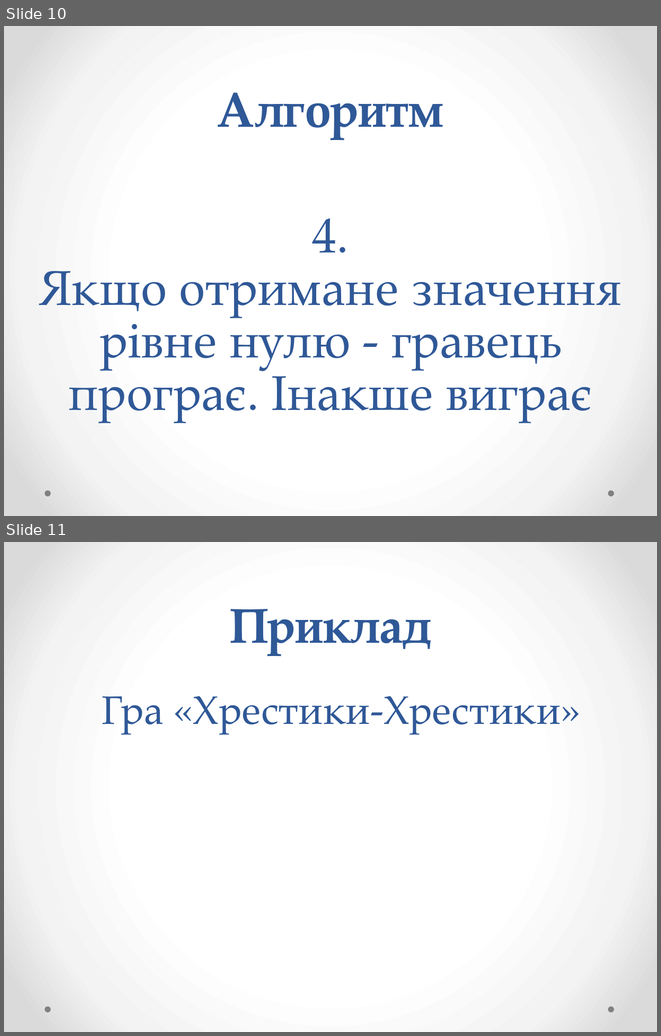
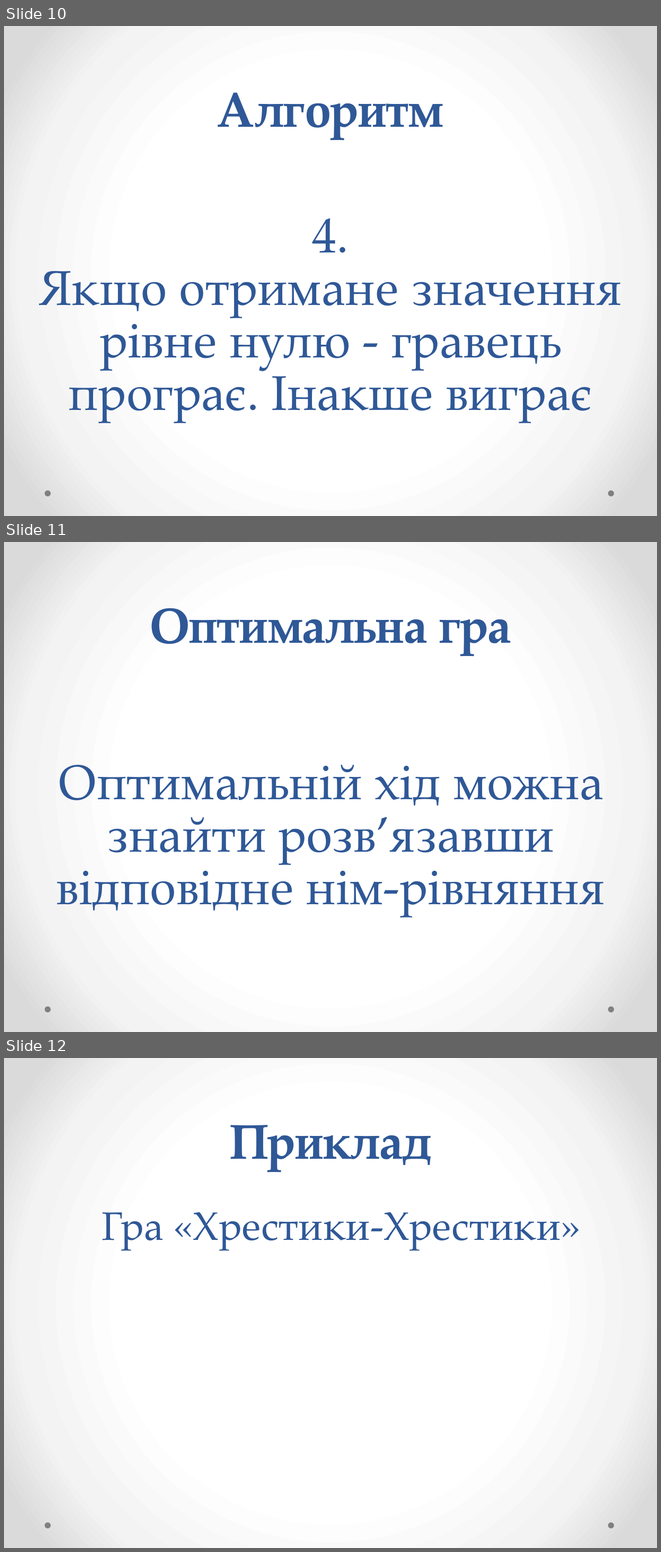
Before and after one commit to MarkiyanMatsekh/SpragueGrundyTheory, a slide deck: PaperWork/Presentation.pptx. Shown one above the other, each under a label of ours: slides 10 and 11 before the commit, slides 10, 11 and 12 after it. The pictures are 661x1036 and 661x1552 pixels, drawn with LibreOffice and Linux fonts; fonts in the diff are those of the drawing; grey boxes stand for pictures. Boxes give left, top, right and bottom in pixels: in the first picture for what was removed or moved away, otherwise in the second. Text is boxed around its words. In the diff, an @@ line names an element or a change of style, - is before the commit and + after.

```diff
--- a/PaperWork/Presentation.pptx
+++ b/PaperWork/Presentation.pptx
@@ slide 11 added at [4, 542, 657, 1032], background gradient #FFFFFF to #F4F4F4 to #DADADA; not listed: 2 template elements that a slide beside it also shows @@
@@ title added at [150, 608, 511, 655], 54 pt, text #2F5897, bold @@
+Оптимальна гра
@@ text added at [56, 765, 604, 916], 54 pt, text #2F5897 @@
+Оптимальній хід можна знайти розв’язавши відповідне нім-рівняння
@@ what was slide 11 is now slide 12 @@
```
Also in this commit, not shown: 1 other slide added, 1 slide removed, 20 other files.
